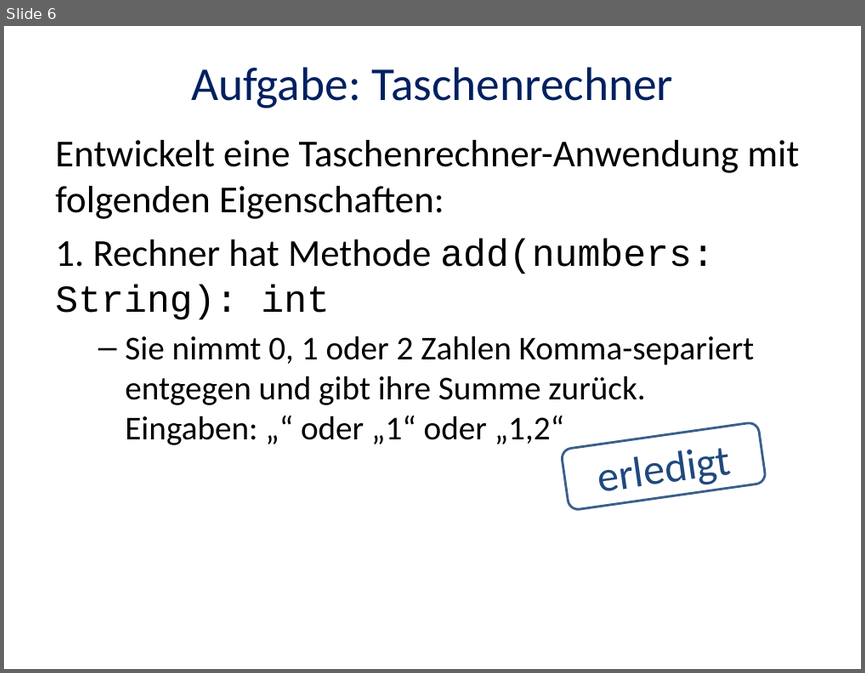
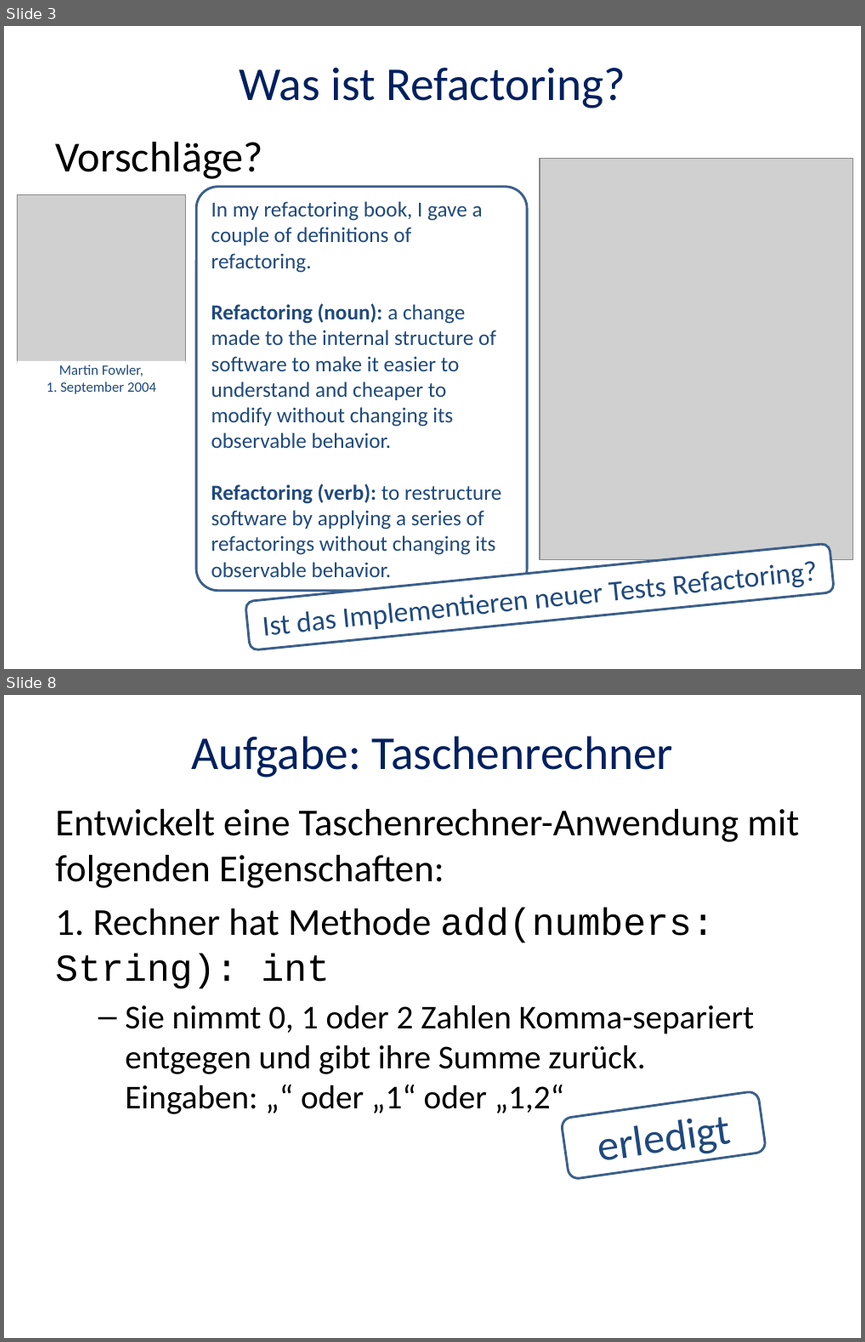
Before and after one commit to trav010/CodingDojoDPA, a slide deck: StringCalculator/doc/Coding-Dojo-2015-02-18.pptx. Shown one above the other, each under a label of ours: slide 6 before the commit, slides 3 and 8 after it; the slides between them are not shown. The pictures are 865x673 and 865x1342 pixels, drawn with LibreOffice and Linux fonts; fonts in the diff are those of the drawing; grey boxes stand for pictures. Boxes give left, top, right and bottom in pixels: in the first picture for what was removed or moved away, otherwise in the second. Text is boxed around its words. In the diff, an @@ line names an element or a change of style, - is before the commit and + after.

```diff
--- a/StringCalculator/doc/Coding-Dojo-2015-02-18.pptx
+++ b/StringCalculator/doc/Coding-Dojo-2015-02-18.pptx
@@ slide 3 added at [4,26,861,669], background #FFFFFF @@
@@ title added at [239,68,625,108], 39.6 pt, text #002060 @@
+Was ist Refactoring?
@@ text added at [55,142,263,179], 36 pt, text #000000 @@
+Vorschläge?
@@ picture added at [540,159,853,560] @@
@@ picture added at [17,195,185,363] @@
@@ rounded rectangle added at [196,186,527,590], fill #FFFFFF, outline #3A5F8C 2 pt, 18 pt, text #1F497D @@
+In my refactoring book, I gave a couple of definitions of refactoring.
+Refactoring (noun): a change made to the internal structure of software to make it easier to understand and cheaper to modify without changing its observable behavior.
+Refactoring (verb): to restructure software by applying a series of refactorings without changing its observable behavior.
@@ rectangle added at [17,361,186,394], fill #FFFFFF, 12 pt, text #1F497D @@
+Martin Fowler,
+1. September 2004
@@ rounded rectangle added at [245,543,834,650], fill #FFFFFF, outline #3A5F8C 2 pt, 24 pt, text #1F497D @@
+Ist das Implementieren neuer Tests Refactoring?
@@ what was slide 6 is now slide 8 @@
```
Also in this commit, not shown: 3 slides changed, 7 other slides added, 2 slides removed.
